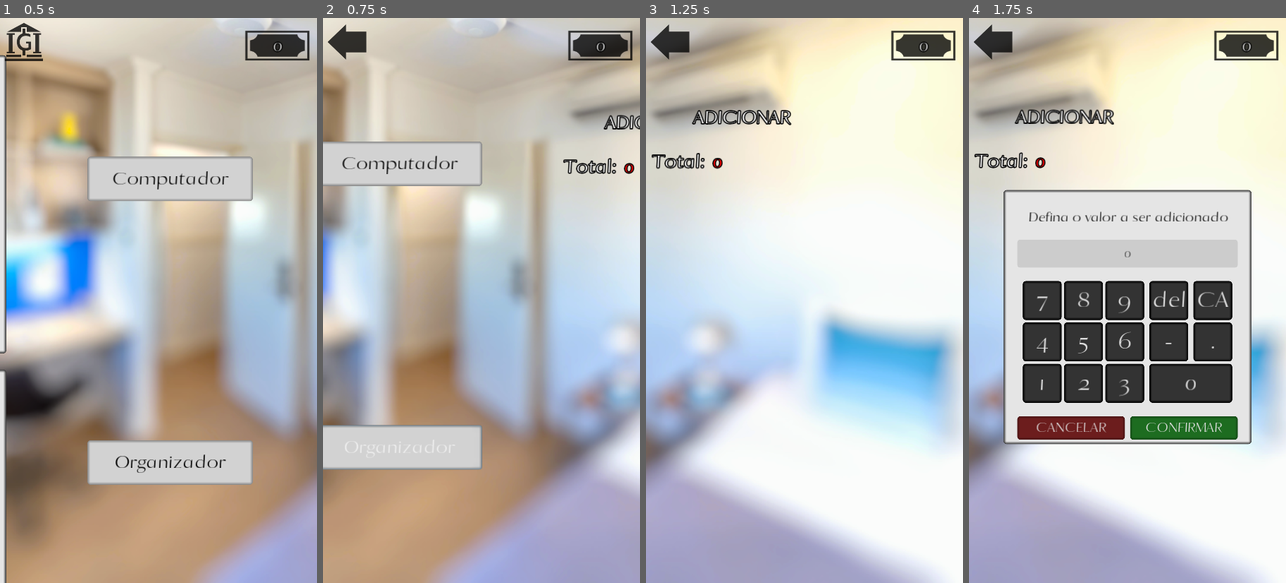
Above: before the commit, frames 1-4 (left to right).
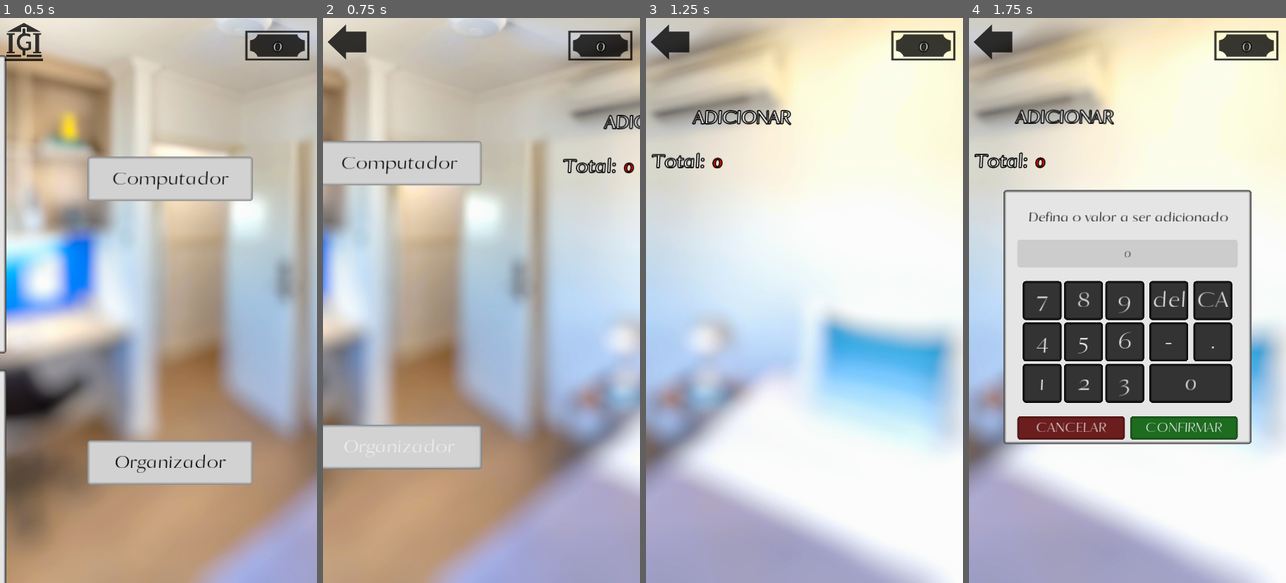
Above: after the commit, the same moments.

Repository: AndreMoukarzel/Grana-Preta
Game: Godot game, scene res://home/Home.tscn
Same seed, same stepped clock (60 frames per second), same inputs: the game is played once before the commit and once after it. This scene is started directly instead of the project's main scene.
Inputs:
- Up to frame 1 (0.5 s): no input
- Up to frame 2 (0.75 s): click "Organizador" at 0.5 s
- Up to frame 3 (1.25 s): no input
- Up to frame 4 (1.75 s): click "ADICIONAR" at 1.25 s

Frame 1 is identical in both runs. In frame 2, 1.0% of the frame differs, in the area x 0-100%, y 17-80%; in frame 3, less than 0.1%; in frame 4, less than 0.1%.
Error in both runs: Division By Zero in operator '/'. (res://home/IndexDisplay.gd:28)

Commit message:
Add Camera to Organizator

Diff:
--- a/home/Home.gd
+++ b/home/Home.gd
@@ -6,6 +6,7 @@
 
 func _ready():
 	$Computer/SwipeHandler.deactivate()
+	$Organizator/SwipeHandler.deactivate()
 
 func _on_HUD_on_Back_pressed():
 	if current_screen == "main":
@@ -21,6 +22,7 @@
 		$HUD.set_city_texture()
 		current_screen = "main"
 		$Computer/SwipeHandler.deactivate()
+		$Organizator/SwipeHandler.deactivate()
 
 
 func _on_Computer_pressed():
@@ -40,3 +42,4 @@
 	$Tween.start()
 	$HUD.set_arrow_texture()
 	current_screen = "organizator"
+	$Organizator/SwipeHandler.activate()
--- a/home/organizator/Organizator.gd
+++ b/home/organizator/Organizator.gd
@@ -5,6 +5,7 @@
 const MIN_HEIGHT = 140
 
 var total_value : String = "0"
+var total_height = 0
 
 
 func _ready():
@@ -33,6 +34,7 @@
 
 	return str(sum_int) + "." + str(sum_float)
 
+
 func update_total():
 	total_value = "0"
 	for child in $Elements.get_children():
@@ -57,6 +59,8 @@
 	$Elements.rect_size.y = ($Elements.get_child_count() - 1) * 80
 	$AddElement.rect_position.y = $Elements.rect_size.y + MIN_HEIGHT
 	$Total.rect_position.y = $Elements.rect_size.y + 80 + MIN_HEIGHT
+	$SwipeHandler/SwipingCamera.limit_bottom = max(1024, $Elements.rect_size.y + 80 + MIN_HEIGHT + 160)
+	$SwipeHandler.update_cam_minmax()
 	update_total()
 
 
@@ -73,6 +77,8 @@
 
 	$AddElement.rect_position.y = $Elements.rect_size.y + MIN_HEIGHT
 	$Total.rect_position.y = $Elements.rect_size.y + 80 + MIN_HEIGHT
+	$SwipeHandler/SwipingCamera.limit_bottom = max(1024, $Elements.rect_size.y + 80 + MIN_HEIGHT + 160)
+	$SwipeHandler.update_cam_minmax()
 	update_total()
 
 
